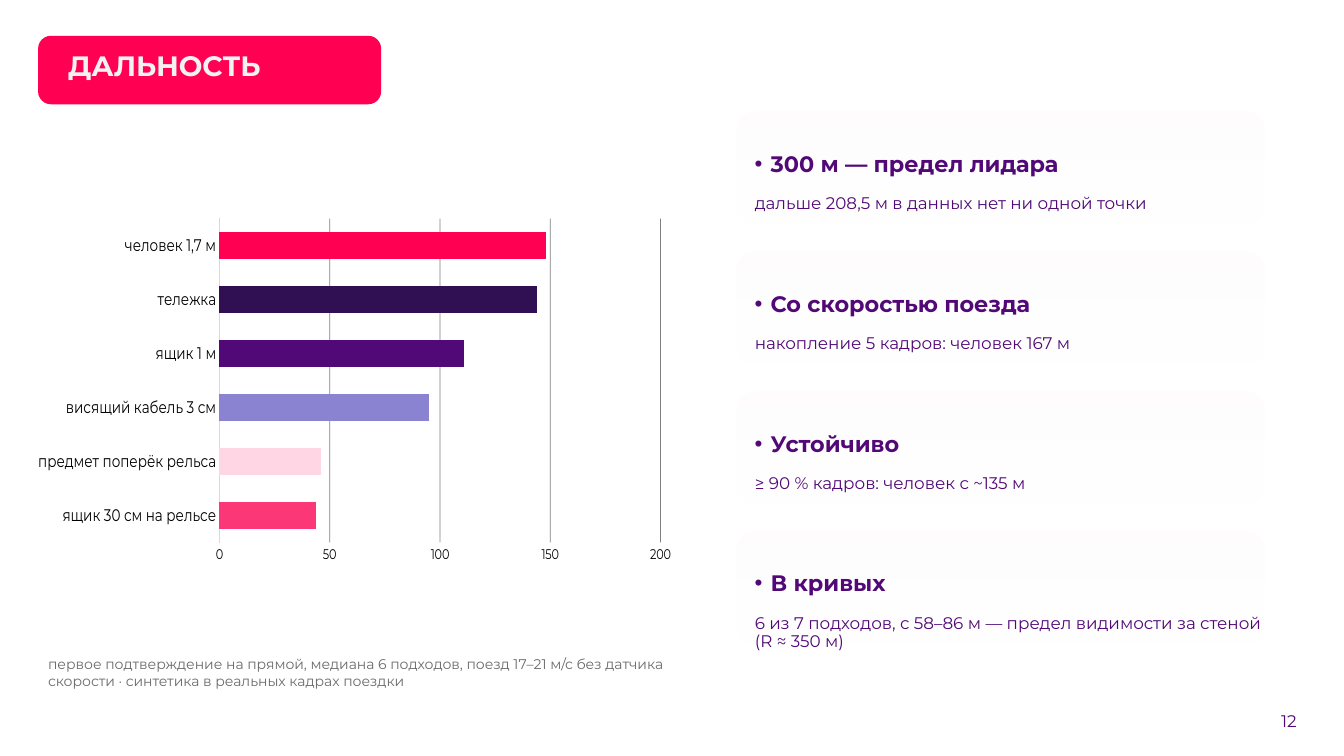
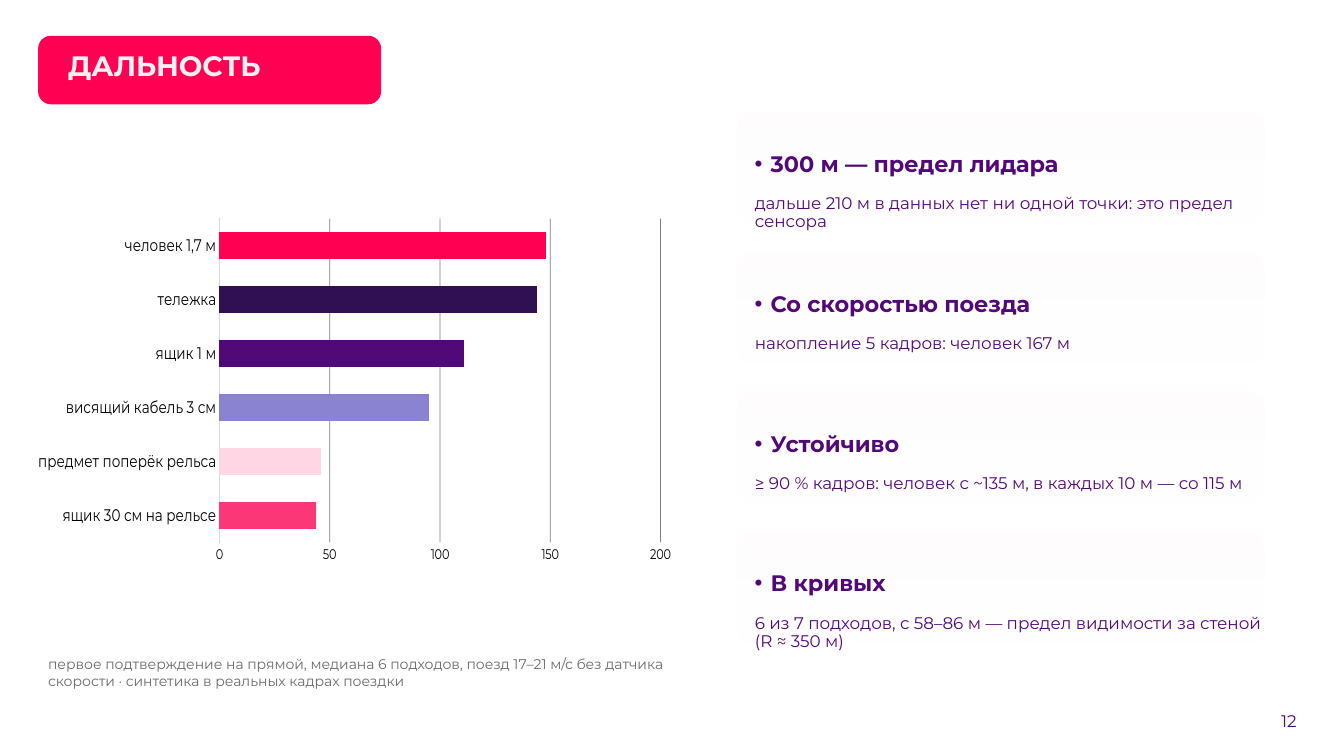
Before and after one commit to pmixay/ReSense, a slide deck: slide 12 of docs/presentation/ReSense_LCT2026.pptx. Drawn at 1344x756 pixels with LibreOffice and Linux fonts; fonts in the diff are those of the drawing; background and template pictures are left out. Boxes give left, top, right and bottom in pixels: in the first picture for what was removed or moved away, otherwise in the second. Text is boxed around its words. In the diff, an @@ line names an element or a change of style, - is before the commit and + after.

```diff
--- a/docs/presentation/ReSense_LCT2026.pptx
+++ b/docs/presentation/ReSense_LCT2026.pptx
@@ text at <box>755,197,1234,231</box>: text changed @@
-дальше 208,5 м в данных нет ни одной точки
+дальше 210 м в данных нет ни одной точки: это предел сенсора
@@ text at <box>769,477,1242,493</box>: text changed @@
-≥ 90 % кадров: человек с ~135 м
+≥ 90 % кадров: человек с ~135 м, в каждых 10 м — со 115 м
```
Also in this commit, not shown: 2 other slides changed, 29 other files.
